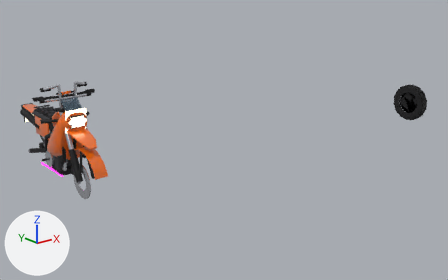
What one commit did to the glTF model DirtBike.glb.
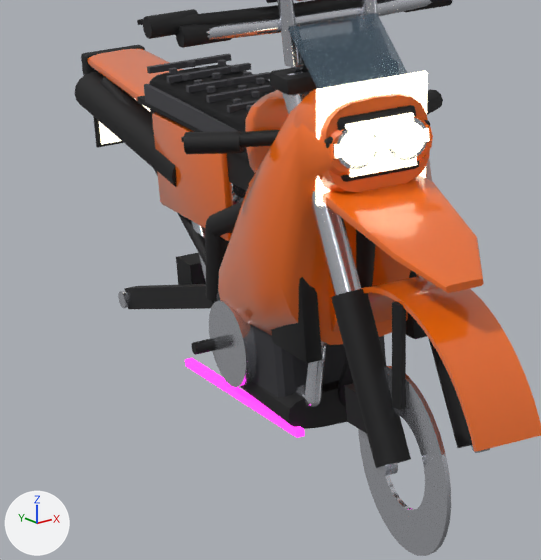
Each version appears first whole from a 50 mm lens placed at (-12.29, -28.8, 12.09), pointed at (11.64, 1.12, 0.12), and next in a close-up on the part from 1% to 24% of the width and 34% to 71% of the height. The lights are fixed; the arrows at lower left show +X, +Y and +Z. The first two pictures are the older version. Vertices at exactly the same position are counted once.

The older version as bpy lines, for what is in view:
```python
me_dirtbike_chrome = bpy.data.meshes.new('DirtBike_Chrome')
me_dirtbike_chrome.from_pydata(...)  # 412 vertices, 784 faces; spans x -0.66..0.66, y -3.87..3.09, z 0.53..4.71
me_dirtbike_chrome.materials.append(mat_dirtbike_chrome)  # white #dbdee5
me_dirtbike_dark = bpy.data.meshes.new('DirtBike_Dark')
me_dirtbike_dark.from_pydata(...)  # 368 vertices, 672 faces; spans x -0.85..0.85, y -3.15..3.55, z 1.33..4.84
me_dirtbike_dark.materials.append(mat_dirtbike_dark)  # black #0d0d0f
me_dirtbike_frame = bpy.data.meshes.new('DirtBike_Frame')
me_dirtbike_frame.from_pydata(...)  # 830 vertices, 1616 faces; spans x -0.55..0.55, y -2.18..3.37, z 1.13..4.7
me_dirtbike_frame.materials.append(mat_dirtbike_frame)  # black #0f0f12
me_dirtbike_optbarsstockrubber = bpy.data.meshes.new('DirtBike_OptBarsStockRubber')
me_dirtbike_optbarsstockrubber.from_pydata(...)  # a 10-sided cylinder along x spanning x -1.3..-0.85, y -1.33..-1.13, z 5.02..5.21; a 10-sided cylinder along x spanning x 0.85..1.3, y -1.33..-1.13, z 5.02..5.21
me_dirtbike_optbarsstockrubber.materials.append(mat_dirtbike_optbarsstockrubber)  # black #121214
ob_dirtbike_chrome = bpy.data.objects.new('DirtBike_Chrome', me_dirtbike_chrome)
ob_dirtbike_chrome.location = (0.0, 0.0, 0.0)
ob_dirtbike_dark = bpy.data.objects.new('DirtBike_Dark', me_dirtbike_dark)
ob_dirtbike_dark.location = (0.0, 0.0, 0.0)
ob_dirtbike_frame = bpy.data.objects.new('DirtBike_Frame', me_dirtbike_frame)
ob_dirtbike_frame.location = (0.0, 0.0, 0.0)
ob_dirtbike_optbarsstockrubber = bpy.data.objects.new('DirtBike_OptBarsStockRubber', me_dirtbike_optbarsstockrubber)
ob_dirtbike_optbarsstockrubber.location = (0.0, 0.0, 0.0)
# also in view: 'DirtBike_OptExhaustDualChrome' at (0.0, 1.23, 2.51); 'DirtBike_OptSeatsRollsSeat' at (0.0, 0.62, 3.89); 'DirtBike_OptBarsMotoRubber' at (0.0, -1.13, 5.21); 'DirtBike_OptHeadlightsDualChrome' at (0.0, -2.3, 4.16); 'DirtBike_OptHeadlightsSquareDark' at (0.0, -2.22, 4.14)
```
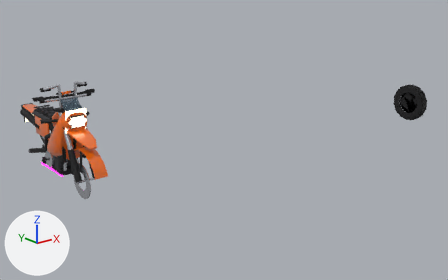
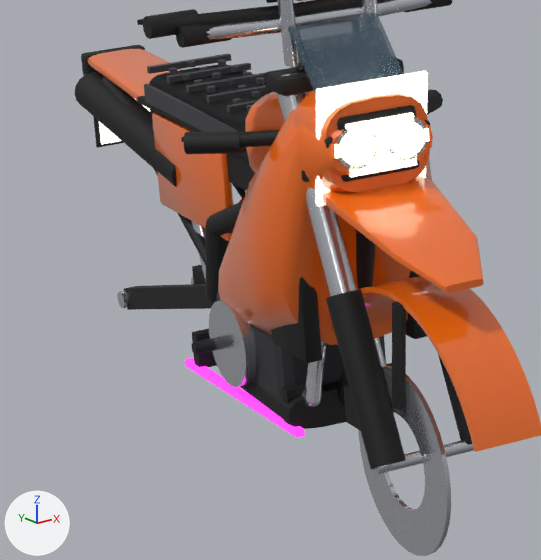
Changed parts and their boxes (x1, y1, x2, y2) in the close-ups (541 x 560 px; the box of a moved part takes in the faces that stretch with it):
'DirtBike_Chrome', reshaped: before (118, 72, 490, 556); after (117, 73, 474, 556)
'DirtBike_Dark', reshaped: before (93, 59, 472, 468); after (93, 66, 472, 470)
'DirtBike_Frame', reshaped (mostly hidden): before (101, 68, 375, 407); after (101, 58, 404, 407)
'DirtBike_OptGlowOnDark', added (mostly hidden): after (192, 329, 392, 425)
part 1 of me_dirtbike_chrome, moved or reshaped (not visible afterwards): before (232, 185, 246, 205)
part 2 of me_dirtbike_chrome, moved or reshaped: before (282, 72, 361, 296); after (277, 73, 356, 297)
part 3 of me_dirtbike_chrome, added: after (374, 440, 474, 474)
part 4 of me_dirtbike_chrome, deleted: before (377, 462, 398, 476)
part 5 of me_dirtbike_dark, moved or reshaped: before (331, 289, 411, 468); after (326, 290, 406, 470)
part 6 of me_dirtbike_dark, moved or reshaped: before (429, 339, 472, 448); after (438, 354, 472, 445)
part 7 of me_dirtbike_frame, moved or reshaped (not visible afterwards): before (190, 263, 206, 284)
part 8 of me_dirtbike_frame, moved or reshaped: before (269, 68, 317, 95); after (264, 58, 404, 96)
part 9 of me_dirtbike_frame, moved or reshaped (not visible before): after (302, 170, 310, 182)

What changed in the scene script:
```text
Add mat_dirtbike_optglowondark:
    mat_dirtbike_optglowondark = principled_material('DirtBike_OptGlowOnDark')
    mat_dirtbike_optglowondark.base_color = (0.00394, 0.00394, 0.0049)  # black #0d0d0f
    mat_dirtbike_optglowondark.roughness = 0.7
Change me_dirtbike_chrome:
    used by ob_dirtbike_chrome; location = (0.0, 0.0, 0.0)
    remove me_dirtbike_chrome.from_pydata(...)  # 412 vertices, 784 faces; spans x -0.66..0.66, y -3.87..3.09, z 0.53..4.71
    add me_dirtbike_chrome.from_pydata(...)  # 400 vertices, 774 faces; spans x -0.66..0.66, y -3.87..3.09, z 0.53..4.71
    me_dirtbike_chrome part 1: the loose piece of 24 vertices spanning x -0.1..0.1, y 0.73..1.87, z 1.93..3.07 is moved by (0.0, -0.4, 0.0)
    me_dirtbike_chrome part 2: the loose piece of 28 vertices spanning x -0.52..-0.28, y -2.46..-1.37, z 2.73..4.71 is moved by (-0.05, 0.0, 0.0)
    me_dirtbike_chrome part 3: a new loose piece of 36 vertices spanning x -0.57..0.57, y -3.06..-2.94, z 1.34..1.46, in mat_dirtbike_chrome (white #dbdee5)
    me_dirtbike_chrome part 4: the loose piece of 24 vertices spanning x -0.52..-0.4, y -3.09..-2.91, z 1.31..1.49 is deleted
    other edits to the shape of me_dirtbike_chrome do not show in these pictures
Change me_dirtbike_dark:
    where me_dirtbike_dark.from_pydata(...)  # 368 vertices, 672 faces; spans x -0.85..0.85, y -3.15..3.55, z 1.33..4.84
    used by ob_dirtbike_dark; location = (0.0, 0.0, 0.0)
    me_dirtbike_dark part 5: the loose piece of 28 vertices spanning x -0.56..-0.24, y -3.15..-2.19, z 1.33..2.9 is moved by (-0.05, 0.0, 0.0)
    me_dirtbike_dark part 6: the loose piece of 28 vertices spanning x 0.24..0.56, y -3.15..-2.19, z 1.33..2.9 is moved by (0.05, 0.0, 0.0)
Change me_dirtbike_frame:
    used by ob_dirtbike_frame; location = (0.0, 0.0, 0.0)
    remove me_dirtbike_frame.from_pydata(...)  # 830 vertices, 1616 faces; spans x -0.55..0.55, y -2.18..3.37, z 1.13..4.7
    add me_dirtbike_frame.from_pydata(...)  # 830 vertices, 1616 faces; spans x -0.6..0.6, y -2.18..3.37, z 1.13..4.7
    me_dirtbike_frame part 7: the loose piece of 8 vertices spanning x -0.3..0.3, y 1.55..1.9, z 1.8..2.1 is moved by (0.0, -0.4, 0.0)
    me_dirtbike_frame part 8: the loose piece of 56 vertices spanning x -0.55..0.55, y -1.7..-1.3, z 4.54..4.7 is scaled about its middle by (1.09, 1, 1)
    me_dirtbike_frame part 9: the loose piece of 56 vertices spanning x -0.55..0.55, y -2.04..-1.64, z 3.81..3.97 is scaled about its middle by (1.09, 1, 1)
    other edits to the shape of me_dirtbike_frame do not show in these pictures
Add me_dirtbike_optglowondark:
    me_dirtbike_optglowondark.from_pydata(...)  # a box spanning x -0.56..-0.2, y -1.16..-1.04, z 1.25..1.6; a box spanning x -0.56..-0.2, y 0.89..1.01, z 1.25..1.6; a box spanning x 0.2..0.56, y -1.16..-1.04, z 1.25..1.6; a box spanning x 0.2..0.56, y 0.89..1.01, z 1.25..1.6
    me_dirtbike_optglowondark.materials.append(mat_dirtbike_optglowondark)  # black #0d0d0f
Add ob_dirtbike_optglowondark:
    ob_dirtbike_optglowondark = bpy.data.objects.new('DirtBike_OptGlowOnDark', me_dirtbike_optglowondark)
    ob_dirtbike_optglowondark.location = (0.0, 0.0, 0.0)
```
